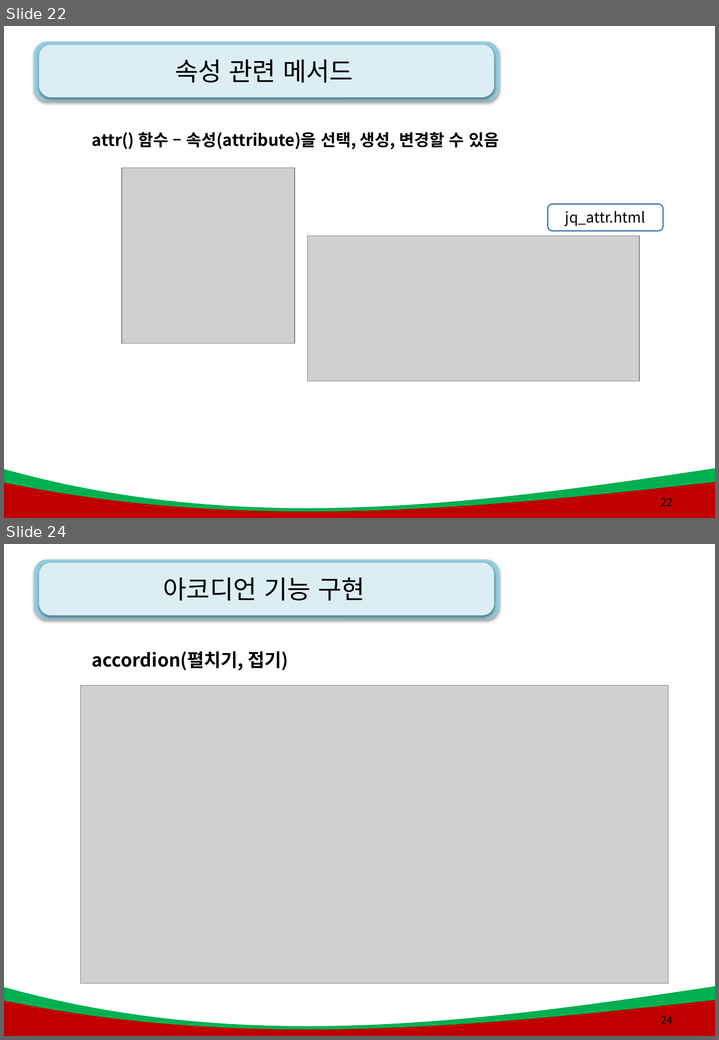
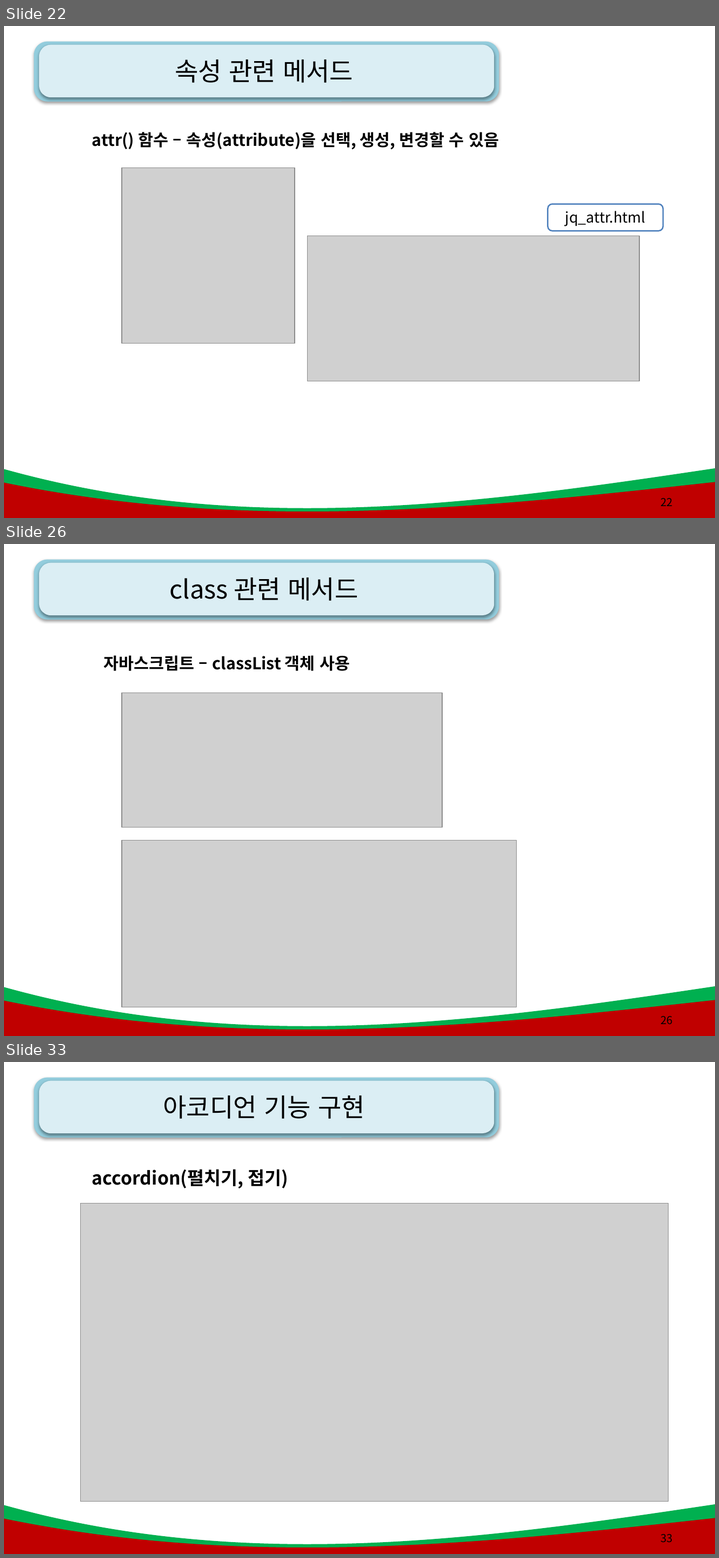
Before and after one commit to kiyongee2/green_project_web, a slide deck: js_ppt/9강. JQuery .pptx. Shown one above the other, each under a label of ours: slides 22 and 24 before the commit, slides 22, 26 and 33 after it; the slides between them are not shown. The pictures are 719x1040 and 719x1558 pixels, drawn with LibreOffice and Linux fonts; fonts in the diff are those of the drawing; grey boxes stand for pictures; background and template pictures are left out. Boxes give left, top, right and bottom in pixels: in the first picture for what was removed or moved away, otherwise in the second. Text is boxed around its words. In the diff, an @@ line names an element or a change of style, - is before the commit and + after.

```diff
--- a/js_ppt/9강. JQuery .pptx
+++ b/js_ppt/9강. JQuery .pptx
@@ slide 26 added at (x1=4, y1=544, x2=715, y2=1036), background #FFFFFF; not listed: 4 template elements that a slide beside it also shows @@
@@ title added at (x1=170, y1=577, x2=358, y2=601), 28 pt, text #000000 @@
+class 관련 메서드
@@ text added at (x1=104, y1=655, x2=350, y2=671), 18 pt, text #000000, bold @@
+자바스크립트 – classList 객체 사용
@@ picture added at (x1=122, y1=693, x2=442, y2=828) @@
@@ picture added at (x1=122, y1=840, x2=516, y2=1007) @@
@@ page number added at (x1=661, y1=1016, x2=673, y2=1024), 12 pt, text #000000 @@
+26
@@ what was slide 24 is now slide 33 @@
@@ page number at (x1=661, y1=1534, x2=673, y2=1543): text changed @@
-24
+33
```
Also in this commit, not shown: 1 slide changed, 8 other slides added, 20 other files.
